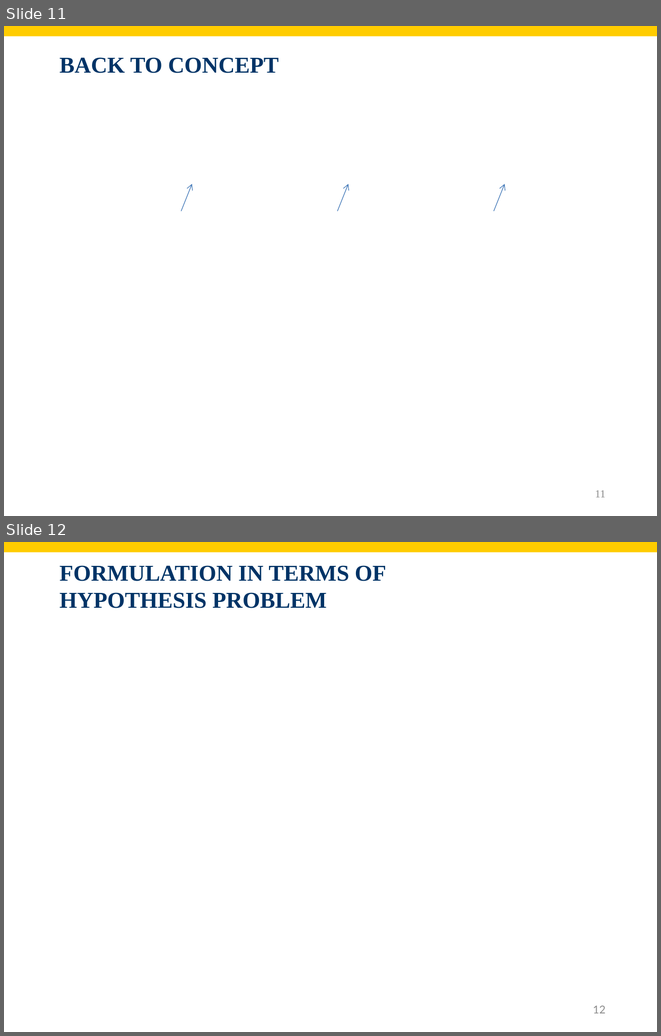
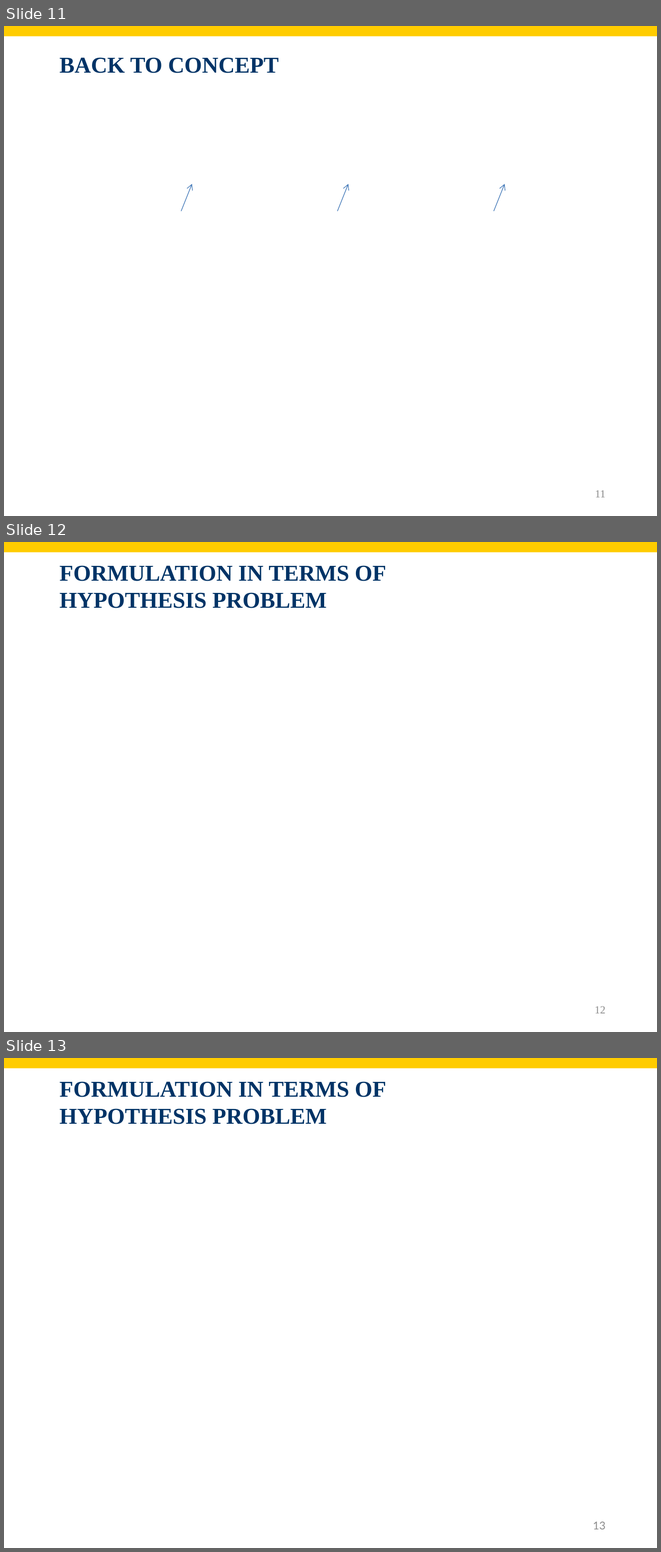
Before and after one commit to shnezam/BUAD1560, a slide deck: slides/pdf/Chapt13.pptx. Shown one above the other, each under a label of ours: slides 11 and 12 before the commit, slides 11, 12 and 13 after it. The pictures are 661x1036 and 661x1552 pixels, drawn with LibreOffice and Linux fonts; fonts in the diff are those of the drawing; grey boxes stand for pictures; background and template pictures are left out. Boxes give left, top, right and bottom in pixels: in the first picture for what was removed or moved away, otherwise in the second. Text is boxed around its words. In the diff, an @@ line names an element or a change of style, - is before the commit and + after.

```diff
--- a/slides/pdf/Chapt13.pptx
+++ b/slides/pdf/Chapt13.pptx
@@ slide 12 added at [4, 542, 657, 1032], background #FFFFFF; not listed: 1 template element that a slide beside it also shows @@
@@ title added at [60, 565, 386, 608], 25 pt, text #003366, bold @@
+FORMULATION IN TERMS OF
+HYPOTHESIS PROBLEM
@@ page number added at [594, 1006, 605, 1013], 12 pt, text #8C8C8C @@
+12
@@ what was slide 12 is now slide 13 @@
@@ page number at [593, 1521, 606, 1529]: text changed @@
-12
+13
```
Also in this commit, not shown: 1 slide changed.
